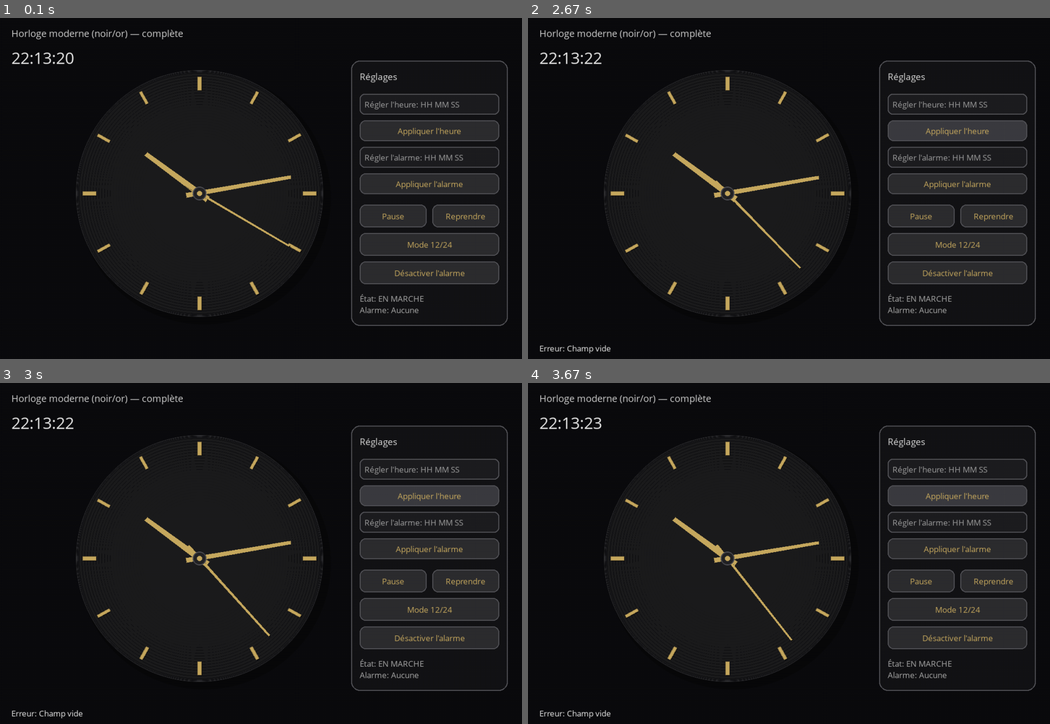
Above: before the commit, frames 1-4 (two rows, left to right).
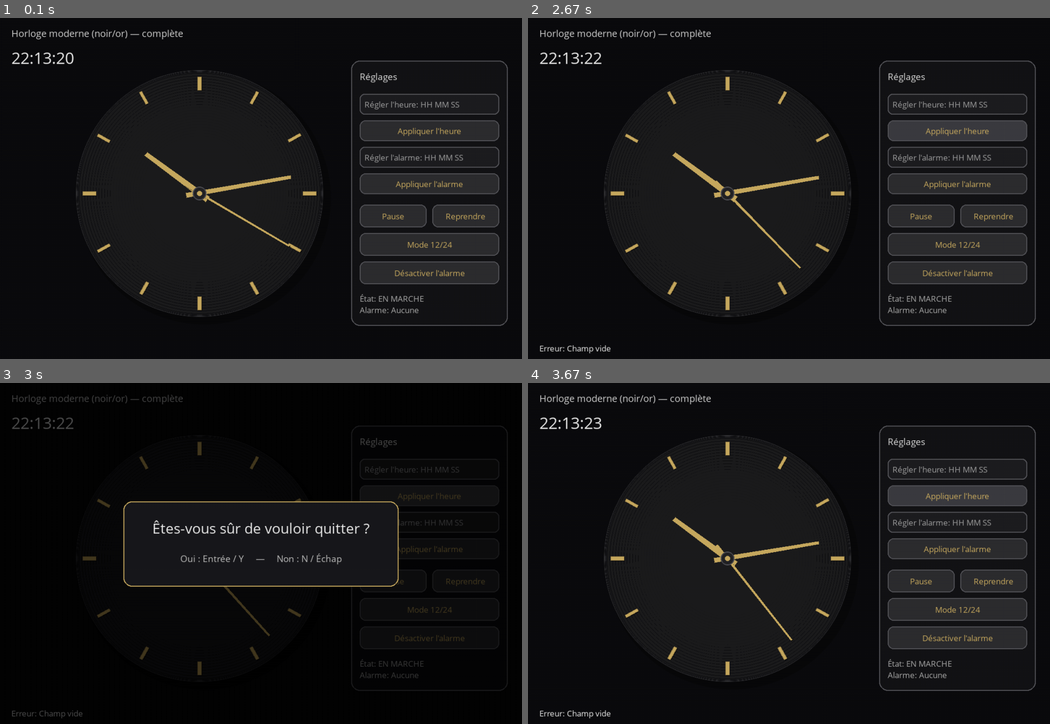
Above: after the commit, the same moments.

Repository: lukashaulet-rgp/clock
Game: pygame game, started from clock_pygame.py
The game is run twice, just before and just after one commit, with the same random seed, the same clock (stepped at 60 frames per second) and the same inputs.
Inputs (mouse positions are in pixels of both pictures, inside the frame that each line leads up to):
- Up to frame 1 (0.1 s): no input
- Up to frame 2 (2.67 s): hold Enter 0.33-0.8 s; tap Enter at 0.88 s; click (627, 137) at 1.27 s; click "Appliquer l'heure" at 2.15 s
- Up to frame 3 (3 s): tap Esc at 2.98 s
- Up to frame 4 (3.67 s): hold N from 3.32 s (still down)

Frames 1-2 are identical in both runs. In frame 3, 13% of the frame differs, in the area x 2-98%, y 3-99%; in frame 4, nothing differs.

Commit message:
interface graphique v3

Diff:
--- a/clock_pygame.py
+++ b/clock_pygame.py
@@ -3,9 +3,7 @@
 import pygame
 import pygame.gfxdraw
 
-# -----------------------------
 # Helpers
-# -----------------------------
 def polar_to_xy(cx, cy, radius, angle_rad):
     """0 rad = en haut (12h). Sens horaire."""
     x = cx + radius * math.sin(angle_rad)
@@ -89,9 +87,7 @@
         raise ValueError("Heure invalide (0-23 / 0-59 / 0-59)")
     return h, m, sec
 
-# -----------------------------
 # UI
-# -----------------------------
 class Button:
     def __init__(self, rect, text, font):
         self.rect = pygame.Rect(rect)
@@ -153,9 +149,7 @@
     def get_value(self):
         return self.text.strip()
 
-# -----------------------------
 # Main
-# -----------------------------
 def main():
     pygame.init()
     pygame.display.set_caption("Horloge Moderne (noir/or) - complète")
@@ -252,9 +246,7 @@
     # tick 1 seconde (logique)
     last_tick_ms = pygame.time.get_ticks()
 
-    # -----------------------------
     # UI panel à droite (layout auto)
-    # -----------------------------
     panel_x = 740
     panel_w = 330
     panel_rect = pygame.Rect(panel_x, 90, panel_w, 560)
@@ -292,6 +284,13 @@
     alarm_popup_until = 0
 
     running = True
+
+    # --- Quit confirmation + fade-out ---
+    quit_confirm = False
+    fading_out = False
+    fade_alpha = 0
+    FADE_SPEED = 12  # plus grand = plus rapide
+
     while running:
         mouse_pos = pygame.mouse.get_pos()
         now_ms = pygame.time.get_ticks()
@@ -312,7 +311,27 @@
 
         for event in pygame.event.get():
             if event.type == pygame.QUIT:
-                running = False
+                # Même comportement que ÉCHAP : demander confirmation
+                if not fading_out:
+                    quit_confirm = True
+
+            # Gestion clavier (solution recommandée : événement KEYDOWN)
+            if event.type == pygame.KEYDOWN:
+                # Si la popup de confirmation est affichée
+                if quit_confirm and not fading_out:
+                    if event.key in (pygame.K_y, pygame.K_RETURN):  # Oui
+                        fading_out = True
+                    elif event.key in (pygame.K_n, pygame.K_ESCAPE):  # Non
+                        quit_confirm = False
+                # Sinon, ÉCHAP ouvre la popup
+                elif not quit_confirm and not fading_out:
+                    if event.key == pygame.K_ESCAPE:
+                        quit_confirm = True
+
+            # Tant qu'on est dans la confirmation (et pas en fade),
+            # on bloque les interactions (boutons / champs)
+            if quit_confirm and not fading_out:
+                continue
 
             tb_time.handle_event(event)
             tb_alarm.handle_event(event)
@@ -451,6 +470,41 @@
             text = pygame.font.SysFont("Segoe UI", 72).render("!!! ALARME !!!", True, GOLD)
             screen.blit(text, text.get_rect(center=box.center))
 
+        # Popup confirmation quitter
+        if quit_confirm and not fading_out:
+            overlay = pygame.Surface((W, H), pygame.SRCALPHA)
+            overlay.fill((0, 0, 0, 170))
+            screen.blit(overlay, (0, 0))
+
+            box = pygame.Rect(260, 250, 580, 180)
+            pygame.draw.rect(screen, (25, 25, 28), box, border_radius=18)
+            pygame.draw.rect(screen, GOLD, box, 2, border_radius=18)
+
+            title = pygame.font.SysFont("Segoe UI", 32).render(
+                "Êtes-vous sûr de vouloir quitter ?",
+                True,
+                (235, 235, 235),
+            )
+            screen.blit(title, title.get_rect(center=(box.centerx, box.y + 55)))
+
+            hint = pygame.font.SysFont("Segoe UI", 20).render(
+                "Oui : Entrée / Y     —     Non : N / Échap",
+                True,
+                (190, 190, 190),
+            )
+            screen.blit(hint, hint.get_rect(center=(box.centerx, box.y + 120)))
+
+        # Fade-out élégant (sortie)
+        if fading_out:
+            fade_alpha = min(255, fade_alpha + FADE_SPEED)
+            fade = pygame.Surface((W, H))
+            fade.fill((0, 0, 0))
+            fade.set_alpha(fade_alpha)
+            screen.blit(fade, (0, 0))
+
+            if fade_alpha >= 255:
+                running = False
+
         pygame.display.flip()
         fps.tick(60)
 
